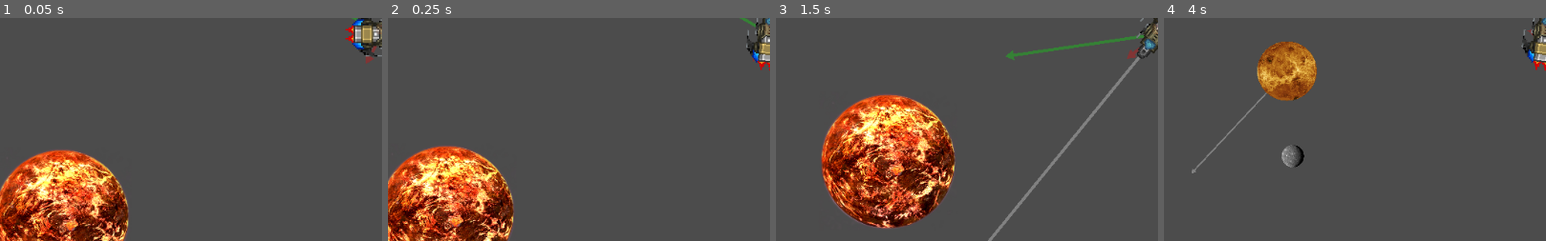
Above: before the commit, frames 1-4 (left to right).
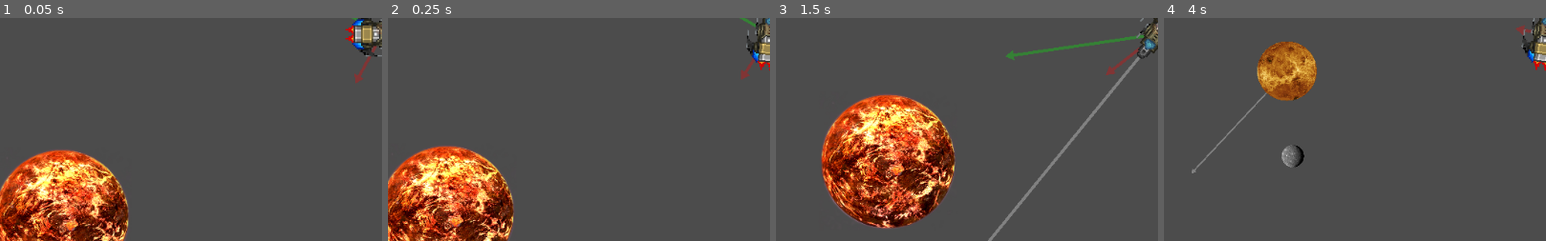
Above: after the commit, the same moments.

Repository: sieka44/PhysicsProject
Game: Godot game, scene res://main.tscn
Two runs of this game, one before a commit and one after it. Both use one fixed random seed, a clock stepped at 60 frames per second and the inputs below.
Inputs (mouse positions are % of the whole screen's width and height, from its top left):
- Up to frame 1 (0.05 s): no input
- Up to frame 2 (0.25 s): no input
- Up to frame 3 (1.5 s): move the mouse to (72, 45) at 0.52 s; hold Right (ui_right) 0.53-1.28 s; click (72, 45) at 0.67 s; move the mouse to (30, 55) at 1.27 s; hold Down (ui_down) from 1.28 s (still down); click (30, 55) at 1.42 s
- Up to frame 4 (4 s): move the mouse to (60, 28) at 2.02 s; release Down (ui_down) at 2.03 s; hold Right (ui_right) 2.03-2.78 s; click (60, 28) at 2.17 s; move the mouse to (45, 70) at 2.77 s; hold Up (ui_up) 2.78-3.53 s; click (45, 70) at 2.92 s; move the mouse to (80, 65) at 3.52 s; hold Left (ui_left) from 3.53 s (still down); click (80, 65) at 3.67 s
The pictures show only the part of the screen within x 0-50%, y 46-96%; the shares and areas given below are measured in that part.

The runs differ from the first frame. In frame 1, 0.1% of the frame differs, in the area x 92-98%, y 17-30%; in frame 2, 0.1%; in frame 3, 0.1%, in the area x 86-95%, y 14-26%; in frame 4, less than 0.1%.

Commit message:
more visible forces

Diff:
--- a/main.tscn
+++ b/main.tscn
@@ -96,6 +96,7 @@
 [node name="universe" type="Node"]
 
 [node name="spaceship" type="Node2D" parent="."]
+editor/display_folded = true
 position = Vector2( 426.518, -245.06 )
 scale = Vector2( 2, 2 )
 script = ExtResource( 1 )
@@ -128,7 +129,6 @@
 anims/thrust = SubResource( 1 )
 
 [node name="explosion" type="Sprite" parent="spaceship"]
-editor/display_folded = true
 texture = ExtResource( 5 )
 vframes = 4
 hframes = 4
@@ -144,6 +144,7 @@
 current = true
 
 [node name="galactic" type="Node2D" parent="."]
+editor/display_folded = true
 
 [node name="planet" type="Node2D" parent="galactic"]
 position = Vector2( 497.977, -4.52203 )
--- a/planet.gd
+++ b/planet.gd
@@ -2,6 +2,7 @@
 
 var G = 400.0
 var velocity = Vector2(0,2)
+
 
 func acceleration(pos1, pos2, Gforce):
 	var direction = Vector2(pos1.x - pos2.x, pos1.y - pos2.y)
--- a/spaceship.gd
+++ b/spaceship.gd
@@ -12,6 +12,7 @@
 var galactic = get_parent()
 var thrust   = 1
 var vector_to_mouse = Vector2( 0, 0 )
+var alive = true
 
 func _ready():
 	galactic = get_parent().get_node("galactic")
@@ -33,6 +34,9 @@
 	position += velocity
 	$body.rotation = orientation
 	update()
+	if !alive:
+		$explosion/AnimationPlayer.play("explode")
+		velocity = Vector2(0, 0)
 
 func overwrite_gravity():
 	var tmp_grav = Vector2(0,0)
@@ -43,31 +47,33 @@
 func apply_gravity(var planet):
 	var planet_direction = Vector2(position.x - planet.position.x, position.y - planet.position.y)
 	var distance = sqrt(pow(planet_direction.x, 2)+pow(planet_direction.y, 2))
+	var sprite = planet.get_node("Sprite")
+	if ((sprite.texture.get_size().x * sprite.scale.x)  / 2 ) > distance:
+		alive = false
 	var normal = Vector2(planet_direction.x/distance, planet_direction.y/distance)
 	if planet.get_G() > distance:
 		return -((planet.G * G)/ pow(distance,2) *  GRAVITY_CONST)*normal
 	return Vector2(0,0)
 
 func process_input( delta ):
-	thrust = 0
-	if Input.is_action_pressed("ui_up") || Input.is_mouse_button_pressed(BUTTON_LEFT):
-		thrust = 1
-		$body/AnimationPlayer.play("thrust")
-
-	if Input.is_action_pressed("ui_down"):
-		thrust = -1
-		$body/AnimationPlayer.play("thrust")
-
-	if Input.is_action_pressed("ui_left"):
-		angular_velocity -= angular_acc
-	if Input.is_action_pressed("ui_right"):
-		angular_velocity += angular_acc
+	if alive:
+		thrust = 0
+		if Input.is_action_pressed("ui_up") || Input.is_mouse_button_pressed(BUTTON_LEFT):
+			thrust = 1
+			$body/AnimationPlayer.play("thrust")
+		if Input.is_action_pressed("ui_down"):
+			thrust = -1
+			$body/AnimationPlayer.play("thrust")
+		if Input.is_action_pressed("ui_left"):
+			angular_velocity -= angular_acc
+		if Input.is_action_pressed("ui_right"):
+			angular_velocity += angular_acc
 
 func _draw():
 	draw_vector( Vector2(), facing  * 300, Color(1,1,1,0.3), 2 )
 	draw_vector( Vector2(), velocity * 4, Color(1,0,0,0.3), 2 )
 	draw_vector( Vector2(), vector_to_mouse * 0.5, Color(0,1,0,0.3), 2 )
-	draw_vector( Vector2(), gravity*300, Color(1,0,0,0.3), 2 )
+	draw_vector( Vector2(), gravity* 500, Color(1,0,0,0.3), 2 )
 
 func draw_vector( origin, vector, color, arrow_size ):
 	if vector.length_squared() > 1:
